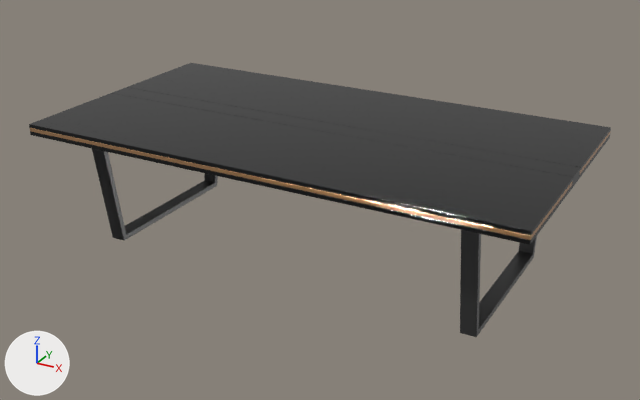
One commit to the FBX model Assets/Loft Office/Meshes/ConferenceTable.fbx: the scene before it, then after it.
Rendered twice from a 50 mm camera at (3.13, -3.8, 2.19) aimed at (1.04, -0.02, 0.29). Lighting does not change. The marker at lower left points along +X, +Y and +Z. The older version comes first. Where no turn or scale is listed for an object, it has been applied to the vertices.

In view in the first picture: 'Conference_table'.
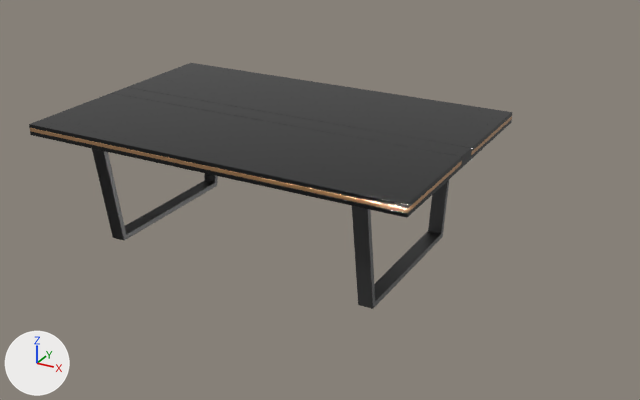
The newer file is also turned or shifted as a whole; pictures and numbers use the older file's frame.

Boxes [x1, y1, x2, y2] around the edits, measured in the pictures (640 x 400 px; the box of a moved part takes in the faces that stretch with it):
'Conference_table', reshaped (17% narrower, 10% shorter)
    before: [29, 63, 611, 337]
    after: [29, 63, 512, 309]
part 1 of me_conference_table, moved or reshaped
    before: [460, 230, 537, 337]
    after: [352, 180, 449, 309]
part 2 of me_conference_table, moved or reshaped
    before: [349, 112, 611, 245]
    after: [349, 112, 512, 218]

What changed in the scene script:
```text
Change me_conference_table:
    used by ob_conference_table; location = (0.0, 0.0, 0.0)
    remove me_conference_table.from_pydata(...)  # 1224 vertices, 1282 faces; spans x -0.3..2.35, y -0.7..0.7, z 0.0..0.7
    add me_conference_table.from_pydata(...)  # 1224 vertices, 1282 faces; spans x -0.3..1.83, y -0.7..0.7, z 0.0..0.7
    me_conference_table part 1: the loose piece of 192 vertices spanning x 2.01..2.09, y -0.55..0.55, z 0.0..0.64 is moved by (-0.52, 0.0, 0.0)
    me_conference_table part 2: all 324 vertices in x 2.35, y -0.7..0.7, z 0.64..0.7 are moved by (-0.52, 0.0, 0.0)
```
